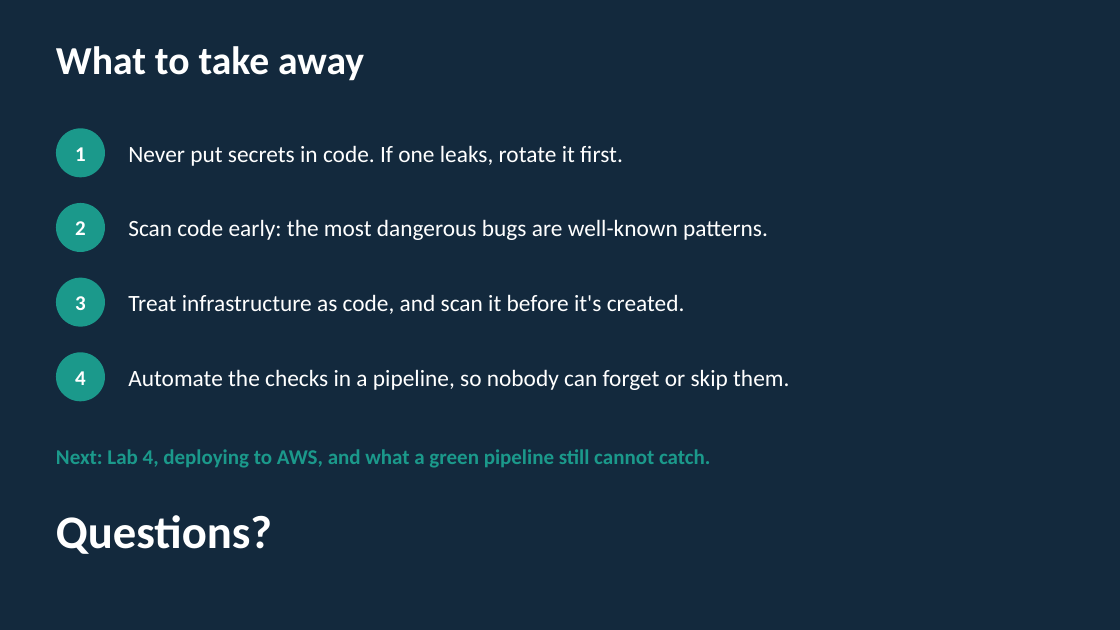
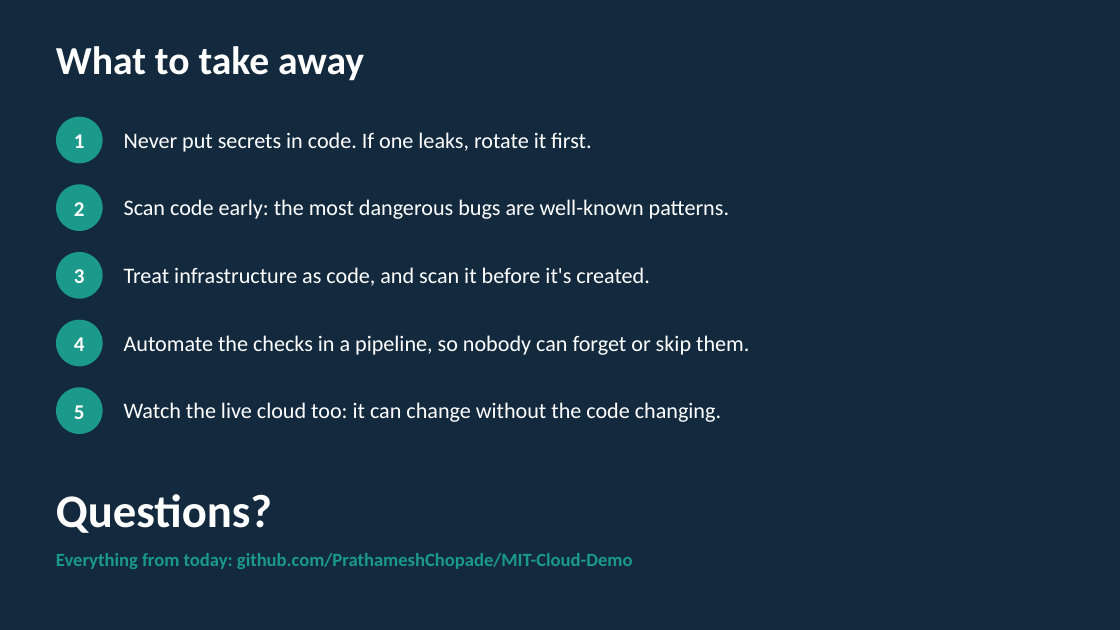
Before and after one commit to PrathameshChopade/MIT-Cloud-Demo, a slide deck: slide 31 of presentation/Securing-the-Path-to-the-Cloud.pptx (slide 26 before the commit). Drawn at 1120x630 pixels with LibreOffice and Linux fonts; fonts in the diff are those of the drawing. Boxes give left, top, right and bottom in pixels: in the first picture for what was removed or moved away, otherwise in the second. Text is boxed around its words. In the diff, an @@ line names an element or a change of style, - is before the commit and + after.

```diff
--- a/presentation/Securing-the-Path-to-the-Cloud.pptx
+++ b/presentation/Securing-the-Path-to-the-Cloud.pptx
@@ ellipse "1": place and size @@
-ellipse "1" at (56, 129, 105, 177)
+ellipse "1" at (56, 117, 103, 164)
@@ text "Never put secrets in code. ...": place and size @@
-text "Never put secrets in code. ..." at (128, 145, 623, 166)
+text "Never put secrets in code. ..." at (124, 132, 591, 152)
@@ ellipse "2": place and size @@
-ellipse "2" at (56, 203, 105, 252)
+ellipse "2" at (56, 184, 103, 231)
@@ text "Scan code early: the most ...": place and size @@
-text "Scan code early: the most ..." at (128, 219, 768, 240)
+text "Scan code early: the most ..." at (124, 199, 729, 219)
@@ ellipse "3": place and size @@
-ellipse "3" at (56, 278, 105, 327)
+ellipse "3" at (56, 252, 103, 299)
@@ text "Treat infrastructure as code, and ...": place and size @@
-text "Treat infrastructure as code, and ..." at (128, 294, 685, 314)
+text "Treat infrastructure as code, and ..." at (124, 267, 650, 286)
@@ ellipse "4": place and size @@
-ellipse "4" at (56, 352, 105, 401)
+ellipse "4" at (56, 320, 103, 367)
@@ size 20 to 19 pt in 4 elements at (124, 132, 591, 152), (124, 199, 729, 219), (124, 267, 650, 286), (124, 335, 749, 355) @@
@@ text "Automate the checks in a ...": place and size @@
-text "Automate the checks in a ..." at (128, 369, 789, 390)
+text "Automate the checks in a ..." at (124, 335, 749, 355)
@@ ellipse added at (56, 387, 103, 434), fill #1B998B, 18 pt, text #FFFFFF, bold @@
+5
@@ text added at (124, 402, 721, 422), 19 pt, text #FFFFFF @@
+Watch the live cloud too: it can change without the code changing.
@@ text removed at (56, 449, 710, 468) @@
-Next: Lab 4, deploying to AWS, and what a green pipeline still cannot catch.
@@ text "Questions?": place and size @@
-text "Questions?" at (56, 515, 272, 554)
+text "Questions?" at (56, 494, 272, 533)
@@ text added at (56, 553, 633, 569), 16 pt, text #1B998B, bold @@
+Everything from today: github.com/PrathameshChopade/MIT-Cloud-Demo
```
Also in this commit, not shown: 2 other slides changed, 5 slides added, 5 other files.
